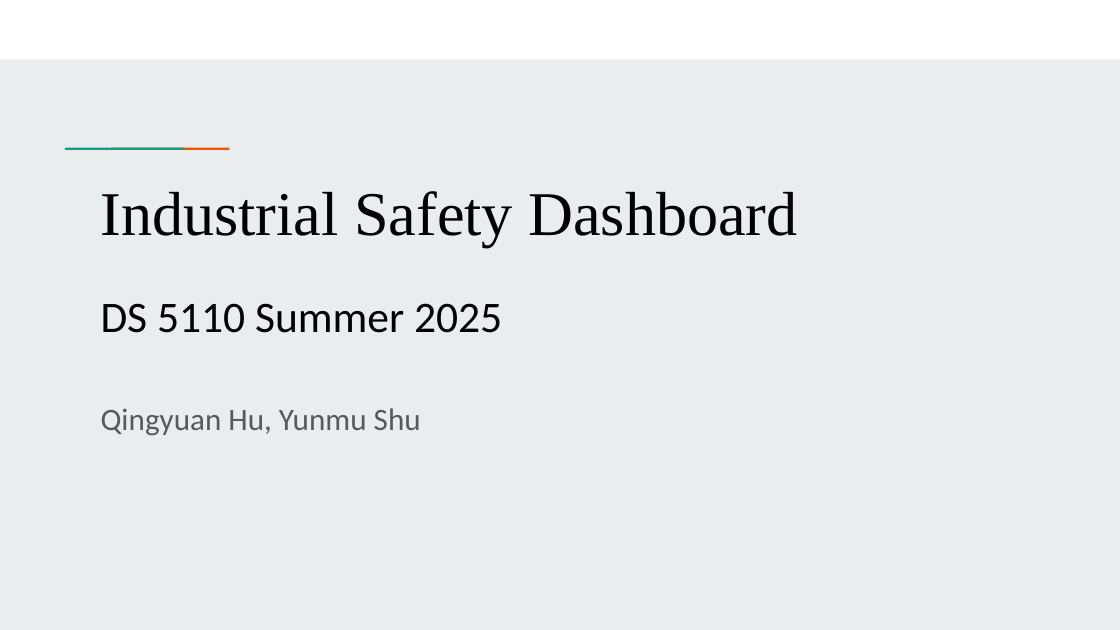
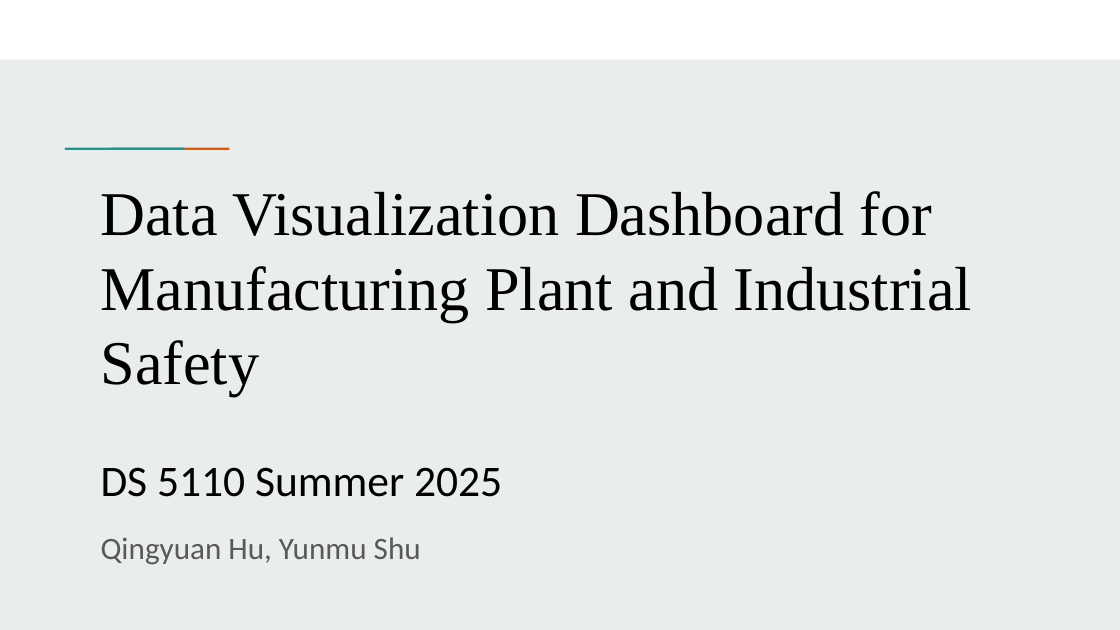
Before and after one commit to huqingyuan314/DS5110-25Summer-Project, a slide deck: slide 1 of Final_Project_ PPT.pptx. Drawn at 1120x630 pixels with LibreOffice and Linux fonts; fonts in the diff are those of the drawing. Boxes give left, top, right and bottom in pixels: in the first picture for what was removed or moved away, otherwise in the second. Text is boxed around its words. In the diff, an @@ line names an element or a change of style, - is before the commit and + after.

Commit message:
Update slides

```diff
--- a/Final_Project_ PPT.pptx
+++ b/Final_Project_ PPT.pptx
@@ title at (101, 191, 972, 396): text changed @@
-Industrial Safety Dashboard
+Data Visualization Dashboard for Manufacturing Plant and Industrial Safety
@@ text "DS 5110 Summer 2025": place and size @@
-text "DS 5110 Summer 2025" at (101, 303, 502, 333)
+text "DS 5110 Summer 2025" at (101, 467, 502, 497)
@@ subtitle "Qingyuan Hu, Yunmu Shu": place and size @@
-subtitle "Qingyuan Hu, Yunmu Shu" at (101, 408, 421, 436)
+subtitle "Qingyuan Hu, Yunmu Shu" at (101, 537, 421, 565)
```
Also in this commit, not shown: 1 other slide changed.
